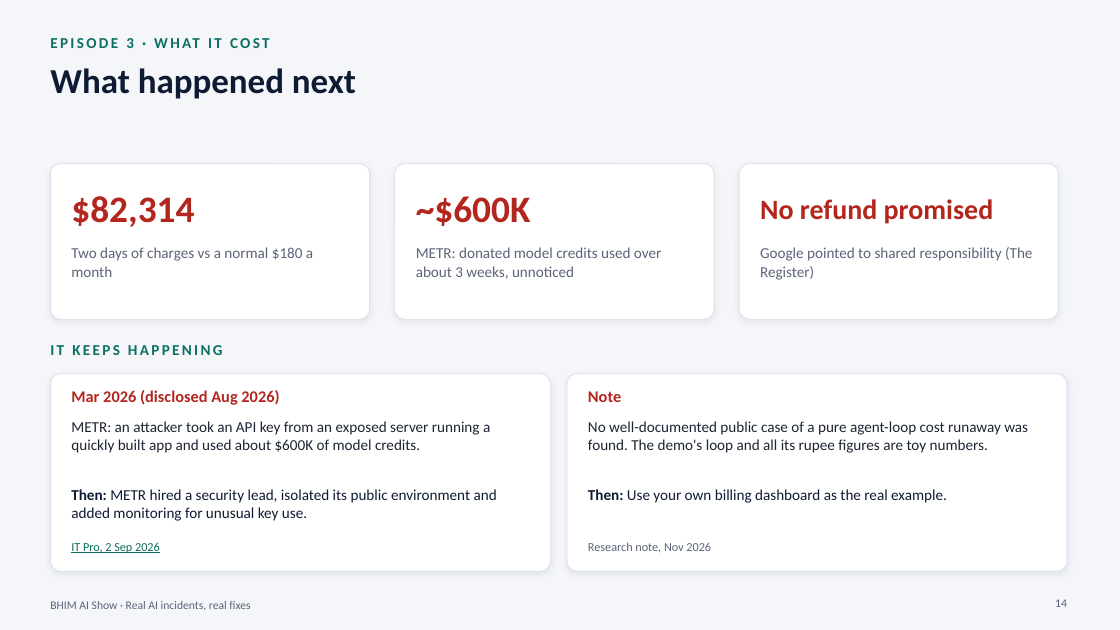
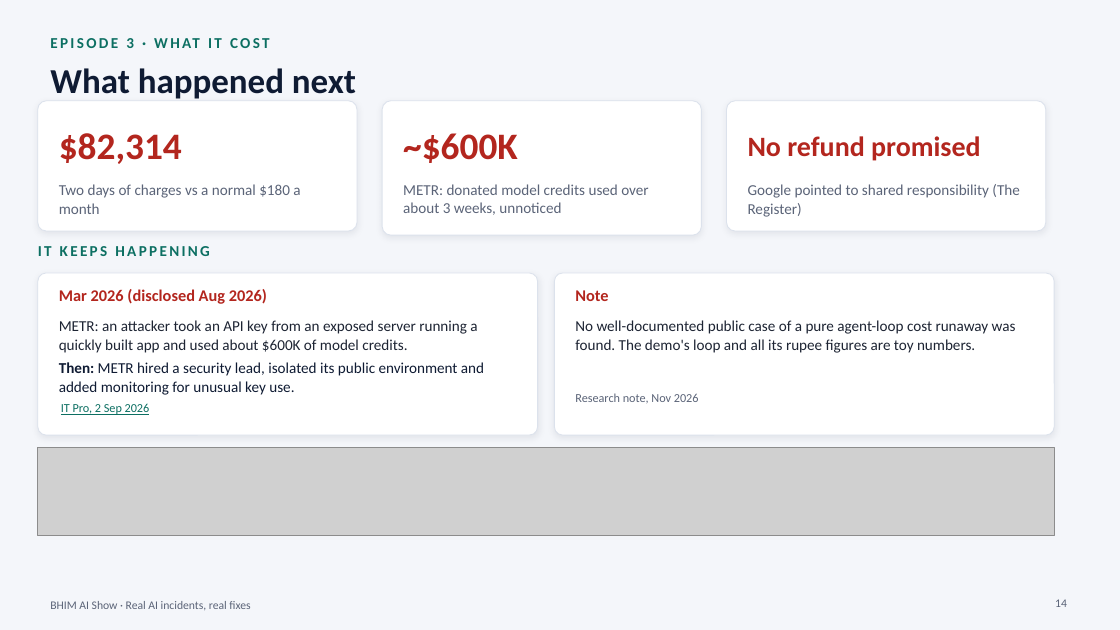
Before and after one commit to soumik948/AI_Training, a slide deck: slide 14 of BHIM_Training_Kit/BHIM_AI_Training.pptx. Drawn at 1120x630 pixels with LibreOffice and Linux fonts; fonts in the diff are those of the drawing; grey boxes stand for pictures. Boxes give left, top, right and bottom in pixels: in the first picture for what was removed or moved away, otherwise in the second. Text is boxed around its words. In the diff, an @@ line names an element or a change of style, - is before the commit and + after.

```diff
--- a/BHIM_Training_Kit/BHIM_AI_Training.pptx
+++ b/BHIM_Training_Kit/BHIM_AI_Training.pptx
@@ rounded rectangle: place and size @@
-rounded rectangle at (50,164,370,319)
+rounded rectangle at (38,101,357,231)
@@ rounded rectangle: place and size @@
-rounded rectangle at (395,164,714,319)
+rounded rectangle at (382,101,702,235)
@@ text "~$600K": place and size @@
-text "~$600K" at (416,196,531,226)
+text "~$600K" at (403,133,518,163)
@@ rounded rectangle: place and size @@
-rounded rectangle at (739,164,1059,319)
+rounded rectangle at (727,101,1046,231)
@@ text "METR: donated model credits used ...": place and size @@
-text "METR: donated model credits used ..." at (416,247,661,279)
+text "METR: donated model credits used ..." at (403,184,648,215)
@@ 4 texts: place and size @@
-4 texts at (71,196,1032,280)
+4 texts at (59,133,1019,217)
@@ rounded rectangle: place and size @@
-rounded rectangle at (50,374,550,571)
+rounded rectangle at (38,273,538,435)
@@ rounded rectangle: place and size @@
-rounded rectangle at (567,374,1067,571)
+rounded rectangle at (555,273,1054,435)
@@ 5 texts: place and size @@
-5 texts at (50,345,1028,453)
+5 texts at (38,246,1016,353)
@@ text "Then: METR hired a security ...": place and size @@
-text "Then: METR hired a security ..." at (71,489,497,521)
+text "Then: METR hired a security ..." at (59,362,484,395)
@@ text "IT Pro, 2 Sep 2026": place and size @@
-text "IT Pro, 2 Sep 2026" at (71,542,160,553)
+text "IT Pro, 2 Sep 2026" at (61,403,150,415)
@@ text "Research note, Nov 2026": place and size @@
-text "Research note, Nov 2026" at (588,542,711,552)
+text "Research note, Nov 2026" at (575,393,699,403)
@@ picture added at (38,448,1054,535) @@
@@ text removed at (588,489,947,503) @@
-Then: Use your own billing dashboard as the real example.
```
Also in this commit, not shown: 13 other slides changed.
